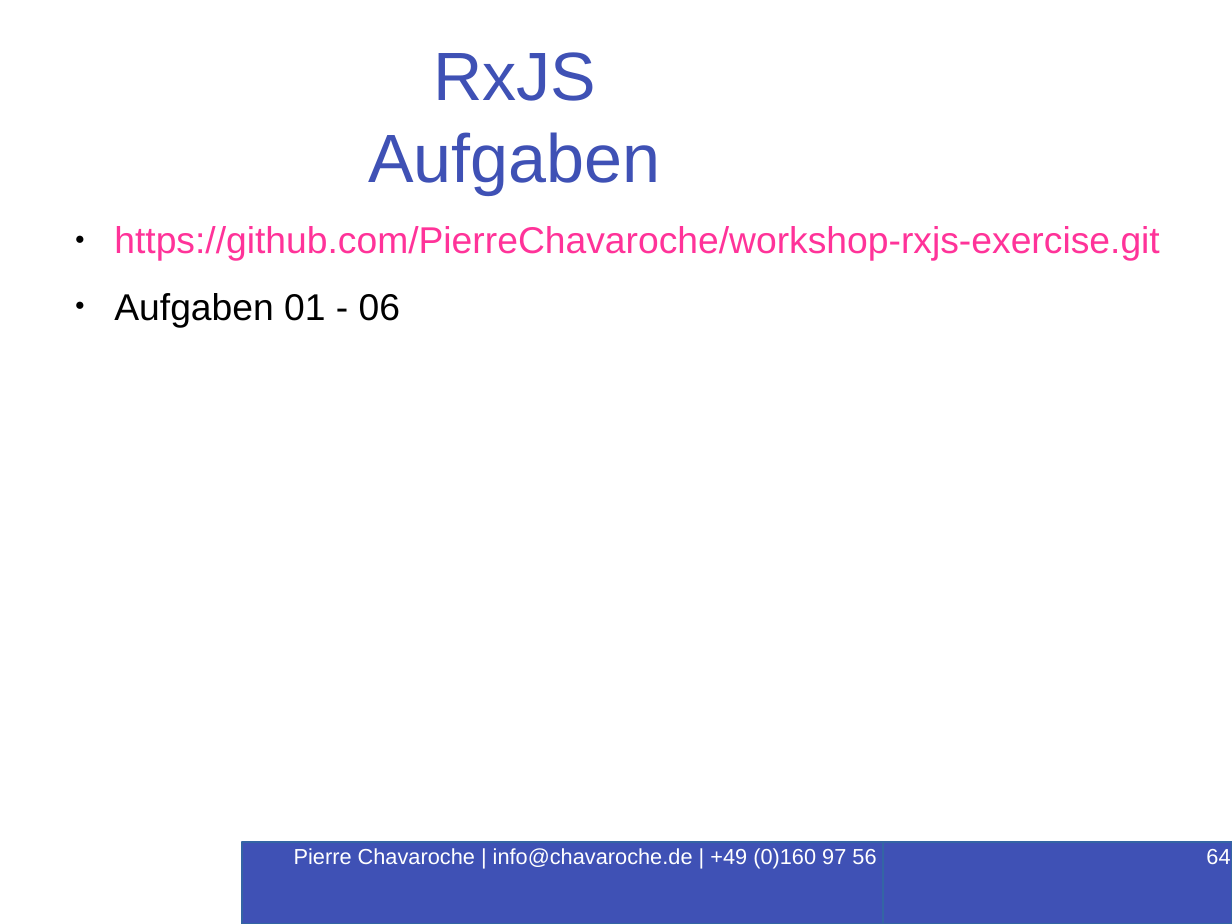
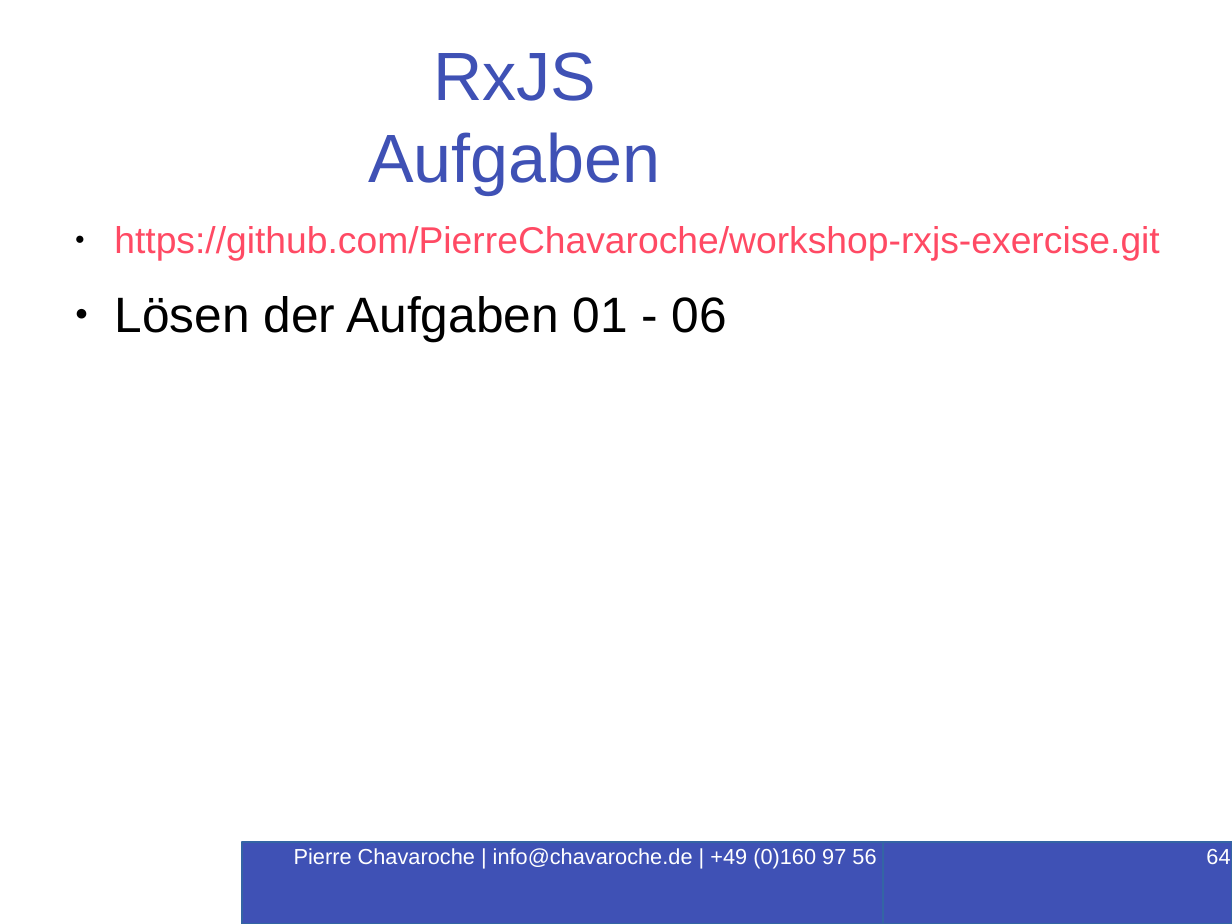
Before and after one commit to PierreChavaroche/workshop-presentation, a slide deck: slide 64 of Angular-RxJS.odp. Drawn at 1232x924 pixels with LibreOffice and Linux fonts; fonts in the diff are those of the drawing; background and template pictures are left out. Boxes give left, top, right and bottom in pixels: in the first picture for what was removed or moved away, otherwise in the second. Text is boxed around its words. In the diff, an @@ line names an element or a change of style, - is before the commit and + after.

```diff
--- a/Angular-RxJS.odp
+++ b/Angular-RxJS.odp
@@ text at (114, 226, 1159, 261): text colour #FF3399 to #FF4A64 in "https://github.com/PierreChavaroche/workshop-rxjs-exercise.g ..." @@
@@ text at (114, 296, 727, 342): text changed; size 24 to 32 pt @@
-● Aufgaben 01 - 06
+● Lösen der Aufgaben 01 - 06
```
Also in this commit, not shown: 4 other slides changed, 14 slides added, 16 other files.
